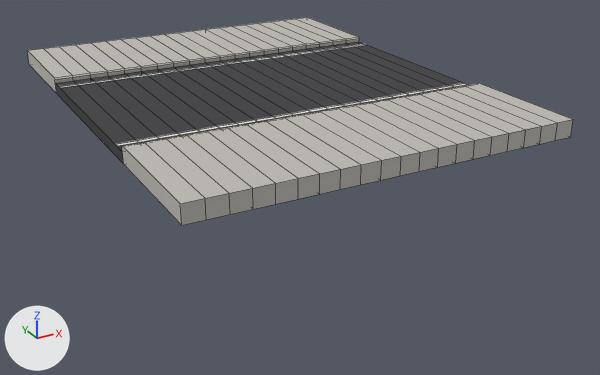
The FBX model assets/roads/SM_Road_OneLaneSidewalk_Straight10m.fbx, before and after one commit.
One viewpoint serves both versions: a camera (50 mm lens) standing at (-9.83, -19.92, 6.65) and looking at (0.6, -0.95, -2.83). The axes (+X, +Y, +Z) are drawn at lower left. The lights are the same throughout. The first picture is the older version. Mesh edges are drawn as thin lines. Vertices at exactly the same position are counted once.

Names of what the first picture shows: 'SM_Road_OneLaneSidewalk_Straight10m'.
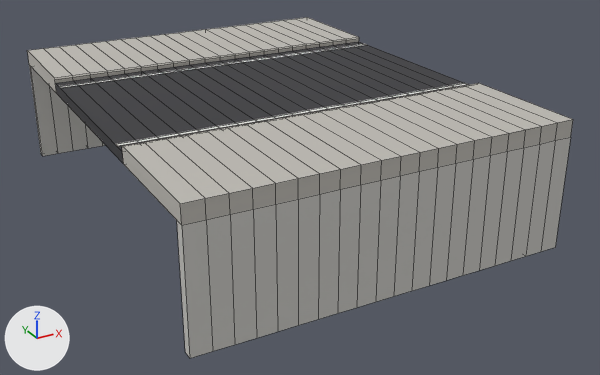
Diff of the bpy script that builds the scene:
```diff
--- a/assets/roads/SM_Road_OneLaneSidewalk_Straight10m.fbx.py
+++ b/assets/roads/SM_Road_OneLaneSidewalk_Straight10m.fbx.py
@@ mat_plinth @@
+mat_plinth = principled_material('Plinth')
+mat_plinth.base_color = (0.6, 0.59, 0.56)  # light grey #cbcac5
+mat_plinth.roughness = 0.8
@@ me_sm_road_onelanesidewalk_straight10m @@
 # used by ob_sm_road_onelanesidewalk_straight10m; location = (0.0, 0.0, 0.0)
-me_sm_road_onelanesidewalk_straight10m.from_pydata(...)  # 420 vertices, 450 faces; spans x -5.0..5.0, y -6.5..6.5, z -0.3..0.15
+me_sm_road_onelanesidewalk_straight10m.from_pydata(...)  # 546 vertices, 614 faces; spans x -5.0..5.0, y -6.5..6.5, z -3.3..0.15
+# me_sm_road_onelanesidewalk_straight10m part 1
+# 42 new vertices lie (0.0, 0.0, -3.0) away from vertices in x -5.0..5.0, y -6.5..6.5, z -0.3
+# 42 new vertices lie (0.0, 0.25, 0.0) away from vertices in x -5.0..5.0, y -6.5, z -3.3..-0.3
+# 42 new vertices lie (0.0, -0.25, 0.0) away from vertices in x -5.0..5.0, y 6.5, z -3.3..-0.3
+# 164 new faces join them, mat_plinth (light grey #cbcac5)
 me_sm_road_onelanesidewalk_straight10m.materials.append(mat_asphalt)
@@ me_sm_road_onelanesidewalk_straight10m @@
 me_sm_road_onelanesidewalk_straight10m.materials.append(mat_paint)
+me_sm_road_onelanesidewalk_straight10m.materials.append(mat_plinth)  # light grey #cbcac5
```

Where the change shows, as pixel boxes [x1, y1, x2, y2] in the pictures (600 x 375 px):
'SM_Road_OneLaneSidewalk_Straight10m', reshaped (64% taller): before [27, 17, 573, 225]; after [27, 17, 573, 358]
part 1 of me_sm_road_onelanesidewalk_straight10m, added: after [29, 65, 571, 358]
